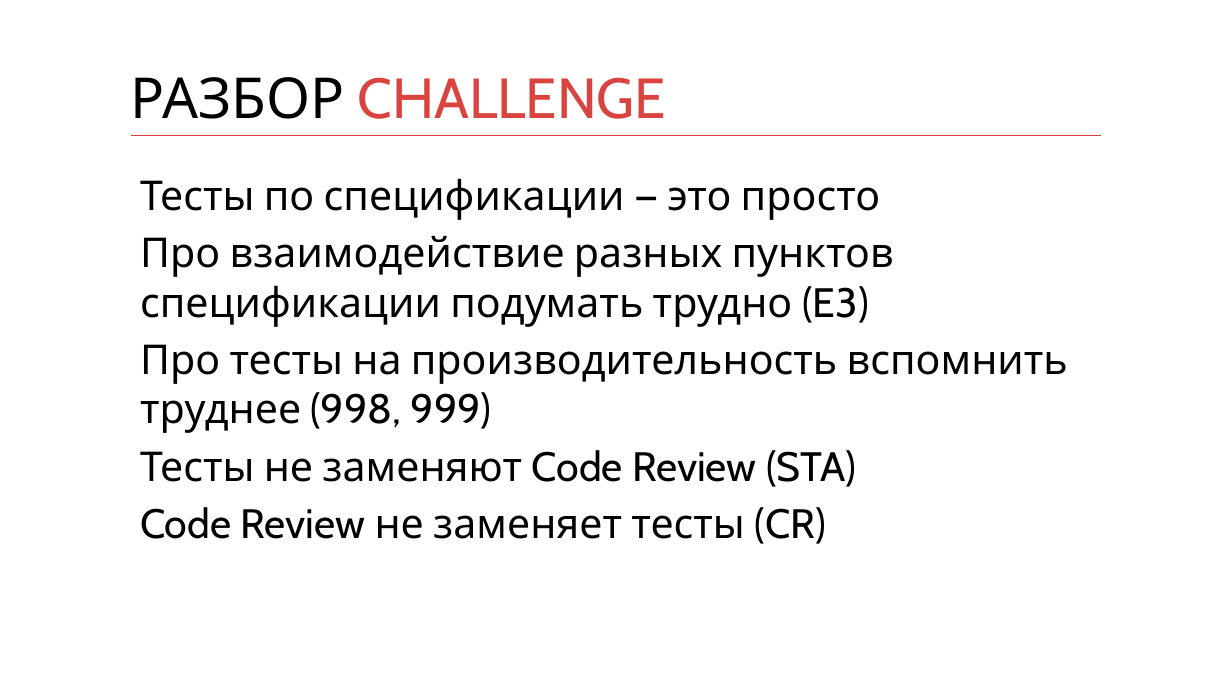
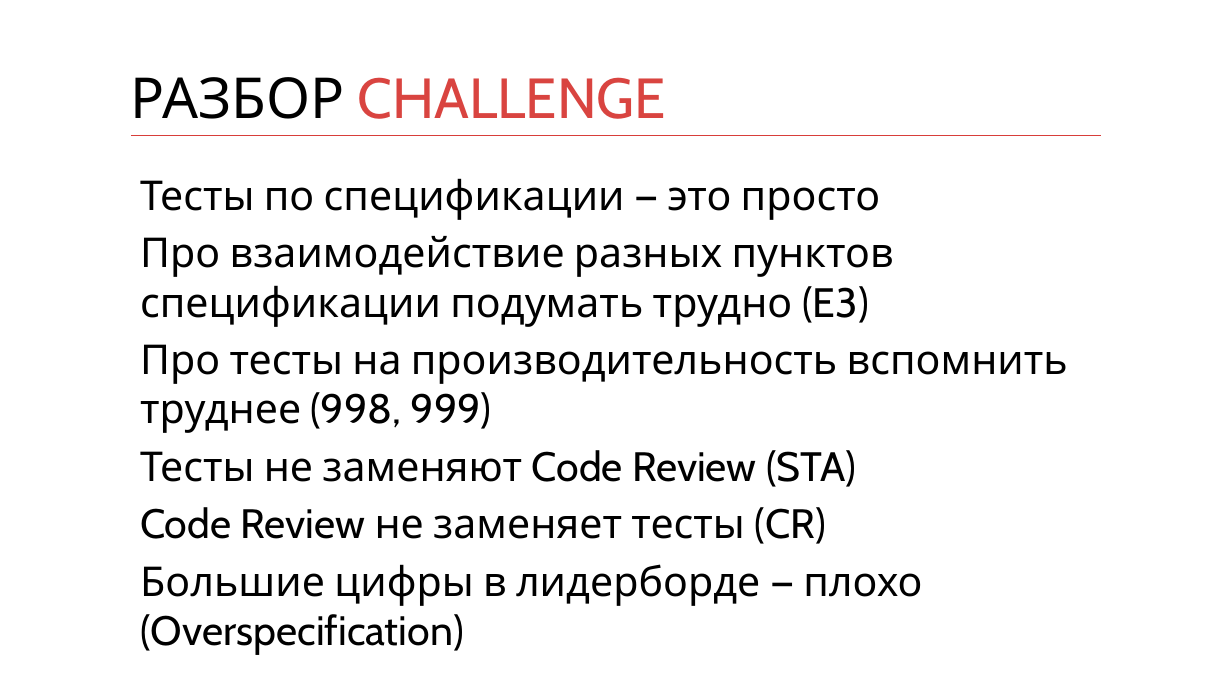
Before and after one commit to kontur-courses/testing, a slide deck: slide 21 of testing.pptx (slide 20 before the commit). Drawn at 1232x693 pixels with LibreOffice and Linux fonts; fonts in the diff are those of the drawing. Boxes give left, top, right and bottom in pixels: in the first picture for what was removed or moved away, otherwise in the second. Text is boxed around its words. In the diff, an @@ line names an element or a change of style, - is before the commit and + after.

```diff
--- a/testing.pptx
+++ b/testing.pptx
@@ text at (140,564,922,655): paragraph added @@
+Большие цифры в лидерборде — плохо (Overspecification)
```
Also in this commit, not shown: 5 other slides changed, 1 slide added, 9 other files.
